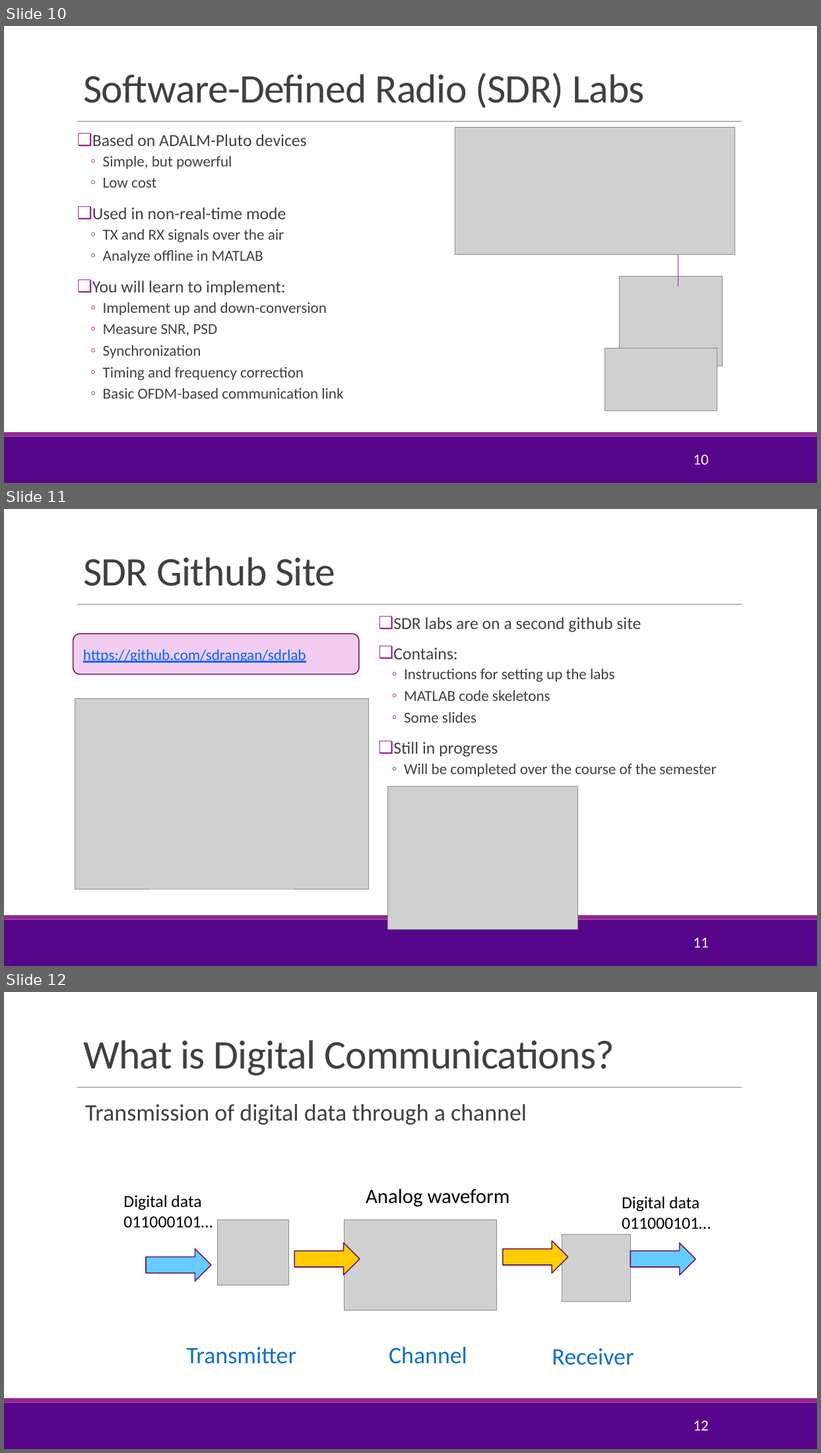
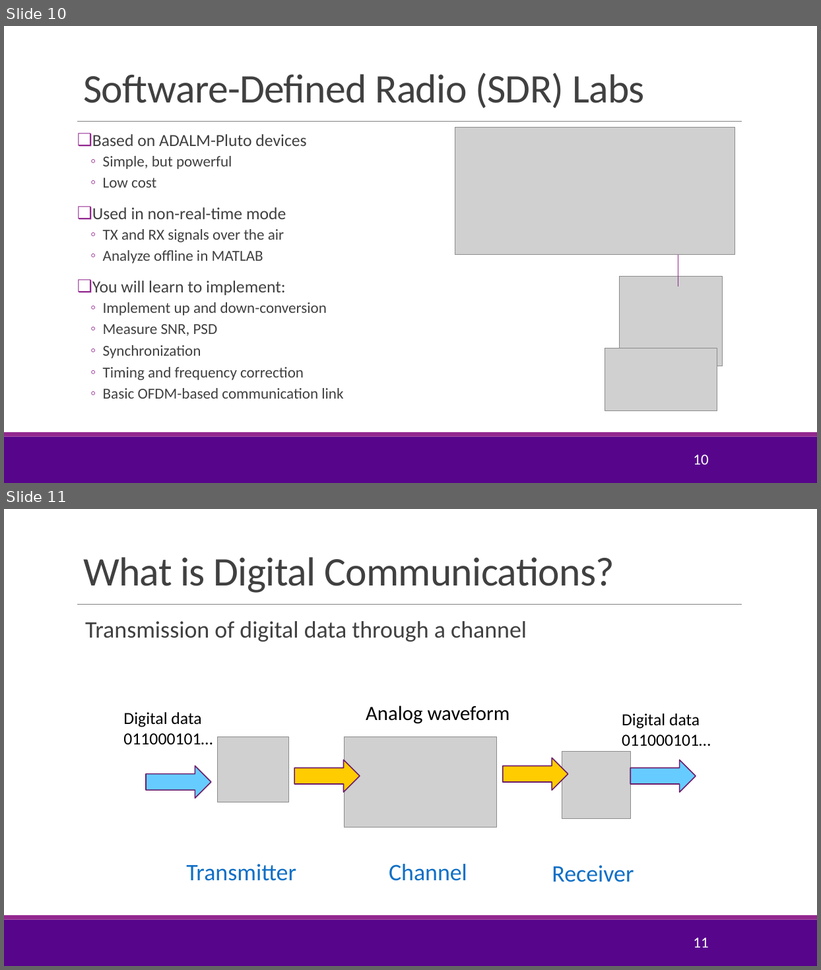
Before and after one commit to sdrangan/digitalcomm, a slide deck: Lectures/CourseAdmin.pptx. Shown one above the other, each under a label of ours: slides 10, 11 and 12 before the commit, slides 10 and 11 after it. The pictures are 821x1453 and 821x970 pixels, drawn with LibreOffice and Linux fonts; fonts in the diff are those of the drawing; grey boxes stand for pictures; background and template pictures are left out. Boxes give left, top, right and bottom in pixels: in the first picture for what was removed or moved away, otherwise in the second. Text is boxed around its words. In the diff, an @@ line names an element or a change of style, - is before the commit and + after.

```diff
--- a/Lectures/CourseAdmin.pptx
+++ b/Lectures/CourseAdmin.pptx
@@ slide 11 removed at <box>4,509,817,966</box>, background #FFFFFF; not listed: 3 template elements that a slide beside it also shows @@
@@ title removed at <box>83,557,335,586</box> @@
-SDR Github Site
@@ text removed at <box>393,617,716,777</box> @@
-❑ SDR labs are on a second github site
-❑ Contains:
-  ◦ Instructions for setting up the labs
-  ◦ MATLAB code skeletons
-  ◦ Some slides
-❑ Still in progress
-  ◦ Will be completed over the course of the semester
@@ rounded rectangle removed at <box>73,634,359,675</box> @@
@@ text removed at <box>83,650,306,663</box> @@
-https://github.com/sdrangan/sdrlab
@@ picture removed at <box>75,698,369,889</box> @@
@@ picture removed at <box>388,787,578,931</box> @@
@@ page number removed at <box>693,938,708,948</box> @@
-11
@@ what was slide 12 is now slide 11 @@
@@ page number at <box>693,938,708,948</box>: text changed @@
-12
+11
```
Also in this commit, not shown: 3 slides changed.
